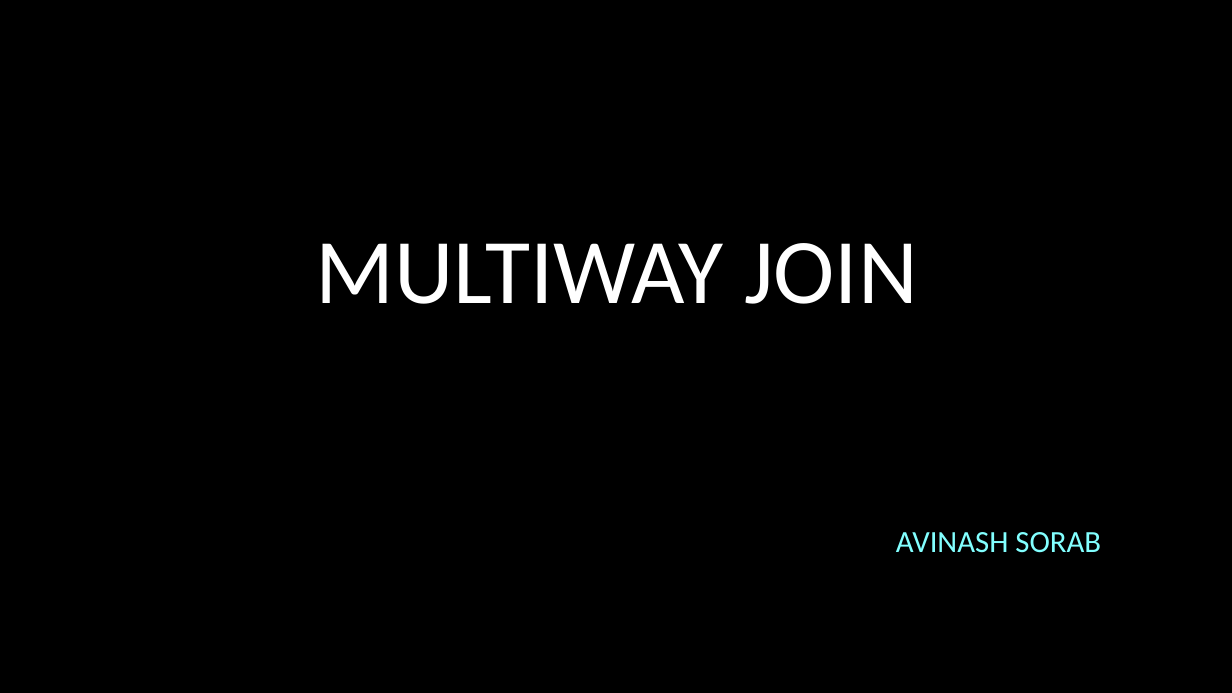
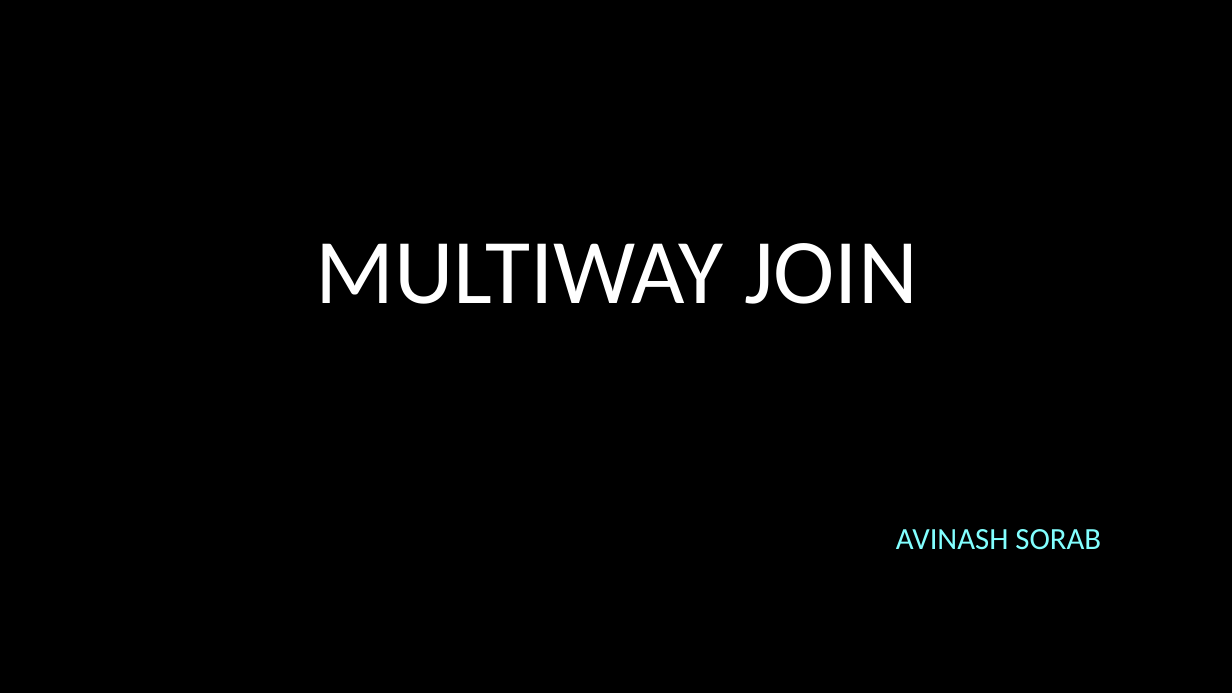
Before and after one commit to avinashsp93/multiwayjoin, a slide deck: slide 1 of MultiWayJoin.pptx. Drawn at 1232x693 pixels with LibreOffice and Linux fonts; fonts in the diff are those of the drawing; background and template pictures are left out. Boxes give left, top, right and bottom in pixels: in the first picture for what was removed or moved away, otherwise in the second. Text is boxed around its words. In the diff, an @@ line names an element or a change of style, - is before the commit and + after.

```diff
--- a/MultiWayJoin.pptx
+++ b/MultiWayJoin.pptx
@@ subtitle "AVINASH SORAB" at [896, 529, 1101, 550]: line spacing 1.2 to 1.1 @@
```
Also in this commit, not shown: 3 other slides changed, 2 other files.
